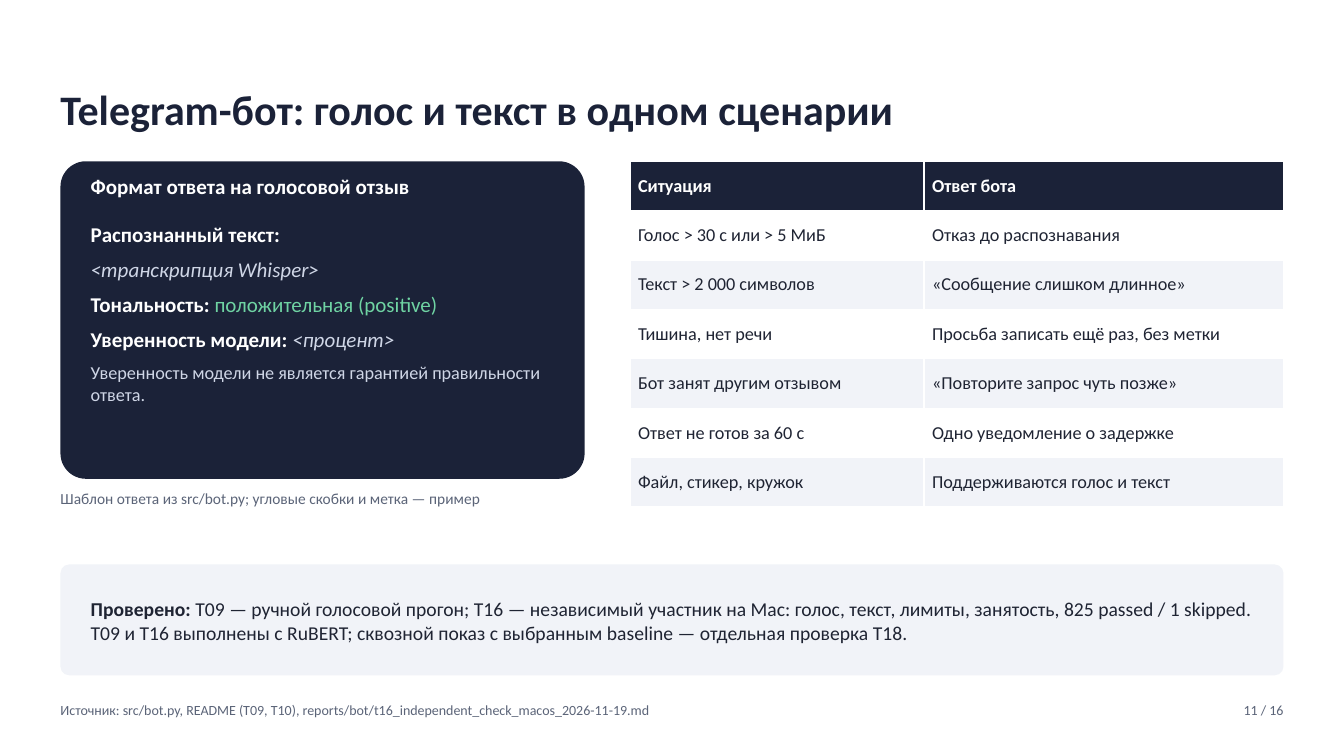
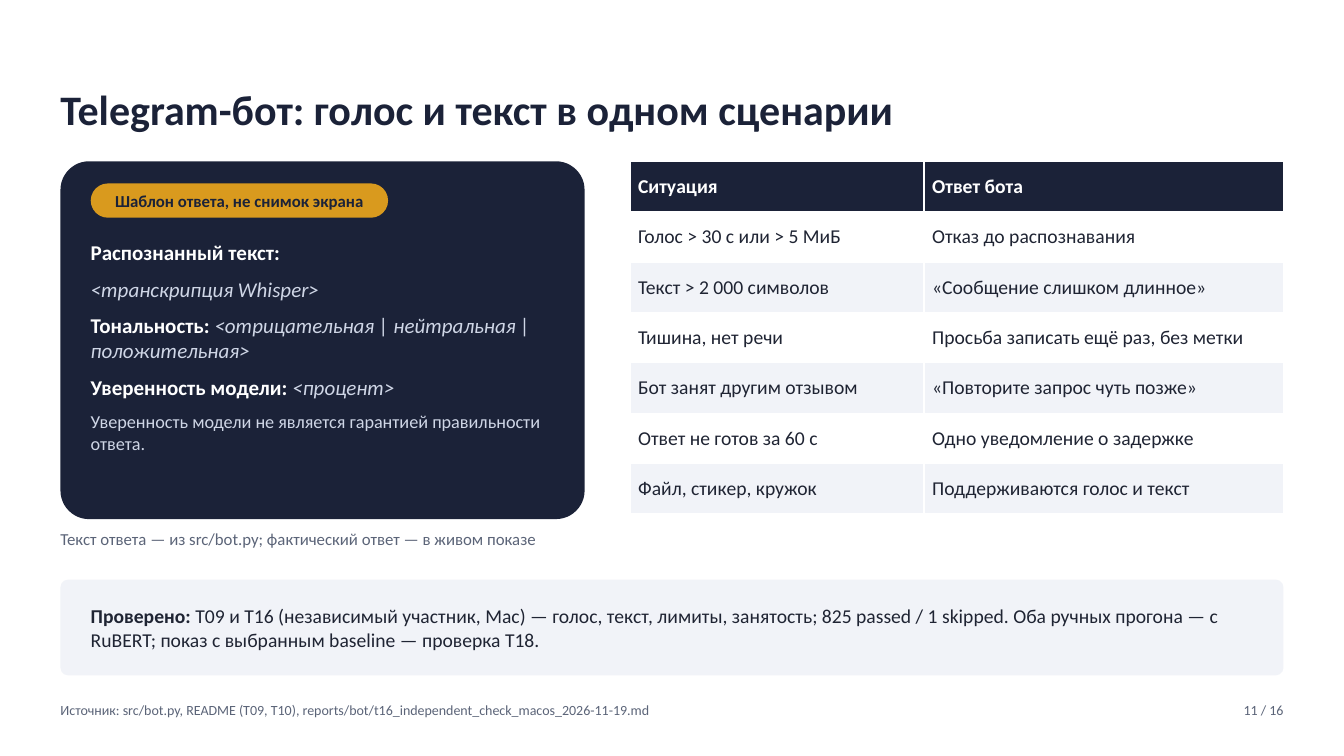
Before and after one commit to ksdergach/ru-review-sentiment-bot, a slide deck: slide 11 of docs/defense/T18_presentation.pptx. Drawn at 1344x756 pixels with LibreOffice and Linux fonts; fonts in the diff are those of the drawing. Boxes give left, top, right and bottom in pixels: in the first picture for what was removed or moved away, otherwise in the second. Text is boxed around its words. In the diff, an @@ line names an element or a change of style, - is before the commit and + after.

```diff
--- a/docs/defense/T18_presentation.pptx
+++ b/docs/defense/T18_presentation.pptx
@@ rounded rectangle: place and size @@
-rounded rectangle at bbox=[60, 161, 585, 479]
+rounded rectangle at bbox=[60, 161, 585, 519]
@@ table at bbox=[630, 161, 1285, 514] @@
@@ size 13 to 14 pt @@
@@ rounded rectangle "Шаблон ответа, не снимок экрана": place and size @@
-rounded rectangle "Шаблон ответа, не снимок экрана" at bbox=[91, 179, 410, 198]
+rounded rectangle "Шаблон ответа, не снимок экрана" at bbox=[91, 184, 388, 218]
@@ rounded rectangle "Шаблон ответа, не снимок экрана" at bbox=[91, 184, 388, 218]: vertical alignment top to middle; fill none to #D99A1E @@
@@ text in rounded rectangle at bbox=[115, 195, 363, 210]: text changed; size 15 to 12 pt; text colour #FFFFFF to #1B2238 @@
-Формат ответа на голосовой отзыв
+Шаблон ответа, не снимок экрана
@@ text "Распознанный текст:": place and size @@
-text "Распознанный текст:" at bbox=[91, 227, 540, 401]
+text "Распознанный текст:" at bbox=[91, 282, 540, 450]
@@ text at bbox=[91, 282, 540, 450]: more space between paragraphs @@
@@ text at bbox=[91, 319, 515, 358]: text changed; text colour #6FD3A3 to #CFD6E6; italic on @@
-Тональность: положительная (positive)
+Тональность: <отрицательная | нейтральная | положительная>
@@ text at bbox=[60, 533, 536, 548]: text changed; size 11 to 12 pt @@
-Шаблон ответа из src/bot.py; угловые скобки и метка — пример
+Текст ответа — из src/bot.py; фактический ответ — в живом показе
@@ rounded rectangle: place and size @@
-rounded rectangle at bbox=[60, 565, 1284, 676]
+rounded rectangle at bbox=[60, 580, 1284, 676]
@@ text at bbox=[91, 609, 1218, 650]: text changed @@
-Проверено: T09 — ручной голосовой прогон; T16 — независимый участник на Mac: голос, текст, лимиты, занятость, 825 passed / 1 skipped. T09 и T16 выполнены с RuBERT; сквозной показ с выбранным baseline — отдельная проверка T18.
+Проверено: T09 и T16 (независимый участник, Mac) — голос, текст, лимиты, занятость; 825 passed / 1 skipped. Оба ручных прогона — с RuBERT; показ с выбранным baseline — проверка T18.
```
Also in this commit, not shown: 5 other slides changed, 4 other files.
